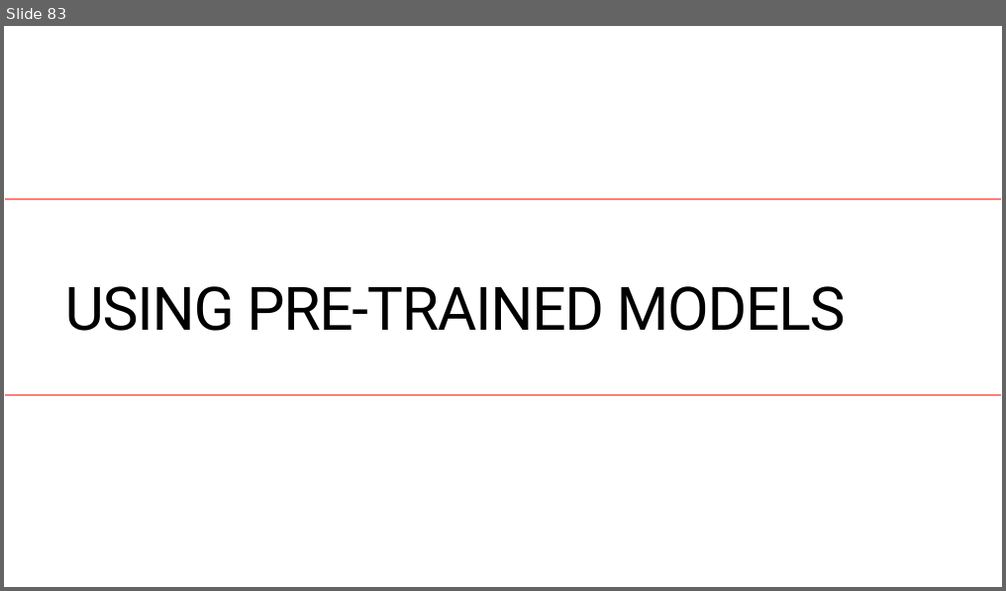
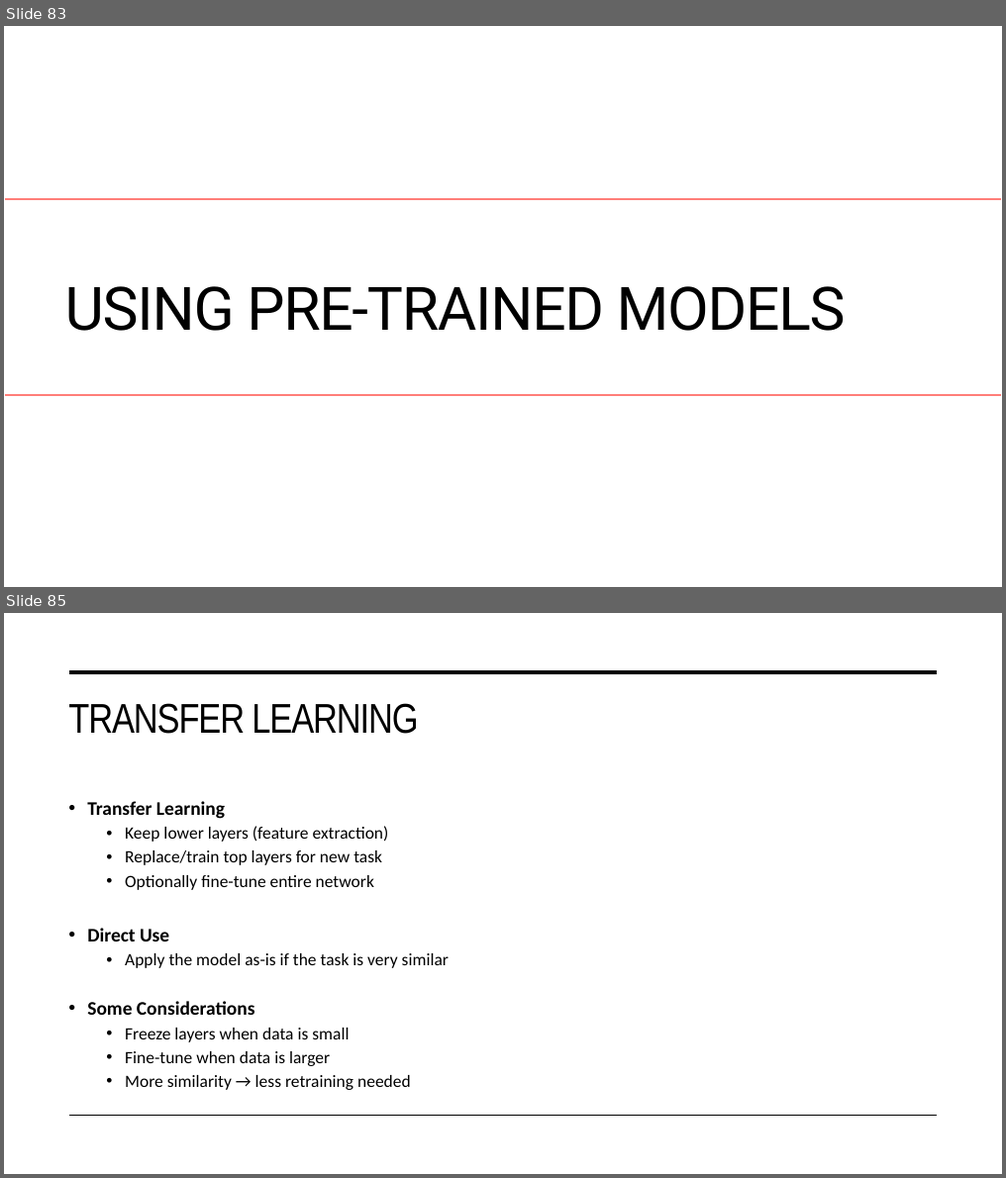
Before and after one commit to rhodes-byu/stat-486, a slide deck: slides/16-cnns.pptx. Shown one above the other, each under a label of ours: slide 83 before the commit, slides 83 and 85 after it; the slides between them are not shown. The pictures are 1006x591 and 1006x1178 pixels, drawn with LibreOffice and Linux fonts; fonts in the diff are those of the drawing. Boxes give left, top, right and bottom in pixels: in the first picture for what was removed or moved away, otherwise in the second. Text is boxed around its words. In the diff, an @@ line names an element or a change of style, - is before the commit and + after.

```diff
--- a/slides/16-cnns.pptx
+++ b/slides/16-cnns.pptx
@@ slide 85 added at (4,613,1002,1174), background #FFFFFF @@
@@ line added from (70, 672) to (937, 672), #000000 3.5 pt @@
@@ title added at (68,703,418,734), 40 pt, text #000000 @@
+TRANSFER LEARNING
@@ text added at (87,801,449,1090), 16.6 pt, text #000000 @@
+• Transfer Learning
+  • Keep lower layers (feature extraction)
+  • Replace/train top layers for new task
+  • Optionally fine-tune entire network
+• Direct Use
+  • Apply the model as-is if the task is very similar
+• Some Considerations
+  • Freeze layers when data is small
+  • Fine-tune when data is larger
+  • More similarity → less retraining needed
@@ line added from (70, 1116) to (937, 1116), #000000 1 pt @@
```
Also in this commit, not shown: 4 slides changed, 1 other file.
